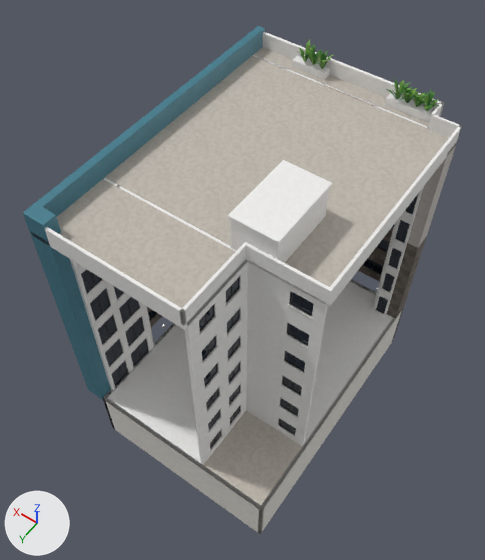
The glTF model 3d-models/imara-teal-r6/Imara_Teal_R6.glb: old version first, new version second.
Camera for both pictures: a 50 mm camera at (-8.8, 37.2, 54.6) aimed at (9.9, 11.1, 13.6). Every picture has the same lights, and +X, +Y and +Z are marked at lower left. The older version comes first. Where no turn or scale is listed for an object, it has been applied to the vertices. Vertices at exactly the same position are counted once.

Objects in the first picture: 'Imara_Facade_Panels_Beige', 'Imara_Party_Walls', 'Imara_Plants_Green', 'Imara_Render_White', 'Imara_Roof_Concrete', 'Imara_Stone_Cladding_Brown', 'Imara_Teal_Frames', 'Imara_Window_Frames_Black', 'Imara_Window_Glass' and 2 more.
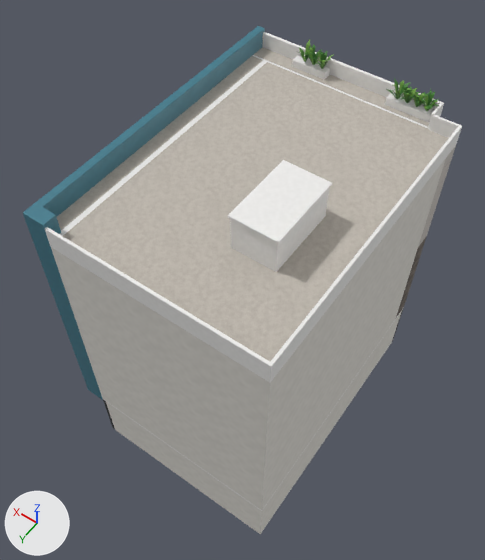
Changed parts and their boxes (x1, y1, x2, y2) in the pictures (485 x 560 px; the box of a moved part takes in the faces that stretch with it):
'Imara_Render_White', reshaped (mostly hidden afterwards)
    before: (32, 32, 462, 511)
    after: (45, 32, 462, 511)
'Imara_Party_Walls', reshaped (32% wider, 65% taller)
    before: (104, 307, 404, 534)
    after: (51, 159, 446, 534)
part 2 of me_imara_render_white, deleted
    before: (200, 288, 312, 452)
part 3 of me_imara_render_white, built on (mostly hidden afterwards)
    before: (32, 56, 461, 465)
    after: (45, 56, 461, 382)
part 4 of me_imara_roof_concrete, deleted
    before: (204, 411, 302, 505)
part 5 of me_imara_roof_concrete, moved or reshaped
    before: (59, 58, 432, 308)
    after: (60, 58, 432, 361)
part 6 of me_imara_window_glass, deleted
    before: (199, 277, 313, 448)
'Imara_Stone_Cladding_Brown', unchanged, covered by the edit
    before: (147, 227, 427, 342)
    after: (396, 236, 427, 317)
'Imara_Facade_Panels_Beige', unchanged, covered by the edit
    before: (375, 105, 458, 248)
    after: (418, 146, 456, 247)
'Imara_Window_Frames_Black', unchanged, covered by the edit
    before: (83, 196, 418, 449)

Diff of the bpy script that builds the scene:
```diff
--- a/3d-models/imara-teal-r6/Imara_Teal_R6.glb.py
+++ b/3d-models/imara-teal-r6/Imara_Teal_R6.glb.py
@@ me_imara_party_walls @@
 # used by ob_imara_party_walls; location = (0.0, 0.0, 0.0)
-me_imara_party_walls.from_pydata(...)  # 14 vertices, 24 faces; spans x 0.0..15.8, y 0.0..22.5, z 0.0..5.5
+me_imara_party_walls.from_pydata(...)  # 63 vertices, 168 faces; spans x 0.0..15.8, y 0.3..22.5, z 0.0..24.3
+# me_imara_party_walls part 1: 8 vertices removed from x 0.0..15.8, y 0.0..22.5, z 0.0..5.5; 57 vertices added at x 0.0..15.8, y 0.3..22.5, z 0.0..24.3
 me_imara_party_walls.materials.append(mat_party_walls)
@@ me_imara_render_white @@
 # used by ob_imara_render_white; location = (0.0, 0.0, 0.0)
-me_imara_render_white.from_pydata(...)  # 1366 vertices, 2880 faces; spans x 0.0..17.3, y -1.5..22.5, z 5.1..27.5
+me_imara_render_white.from_pydata(...)  # 933 vertices, 1848 faces; spans x 0.0..17.3, y -1.6..22.5, z 5.1..27.5
+# me_imara_render_white part 2: 18 loose pieces with 144 vertices, spanning x 0.9..5.7, y 16.5..21.4, z 6.3..22.4, are deleted
+# me_imara_render_white part 3: 50 vertices moved from x 0.9..17.2, y -1.5..22.3, z 24.7..25.9 to x 0.2..17.2, y -1.5..22.3, z 24.3..25.9; 331 vertices removed from x 0.0..17.3, y -1.5..22.5, z 5.5..25.9; 42 vertices added at x 0.0..17.3, y -1.6..22.5, z 5.5..25.9
 me_imara_render_white.materials.append(mat_render_white)
@@ me_imara_roof_concrete @@
 # used by ob_imara_roof_concrete; location = (0.0, 0.0, 0.0)
-me_imara_roof_concrete.from_pydata(...)  # 32 vertices, 48 faces; spans x 0.1..17.0, y -1.5..22.4, z 5.5..24.7
+me_imara_roof_concrete.from_pydata(...)  # 24 vertices, 36 faces; spans x 0.1..17.0, y -1.5..22.4, z 24.7
+# me_imara_roof_concrete part 4: the loose piece of 8 vertices spanning x 0.2..5.6, y 16.6..22.2, z 5.5 is deleted
+# me_imara_roof_concrete part 5: 2 vertices moved from x 0.1..17.0, y 16.5, z 24.7 to x 0.1..17.0, y 21.4..22.4, z 24.7; 10 vertices removed from x 0.1..17.0, y 16.5..22.4, z 24.7; 10 vertices added at x 0.1..17.0, y 0.1..22.4, z 24.7
 me_imara_roof_concrete.materials.append(mat_roof_concrete)
@@ me_imara_window_glass @@
 # used by ob_imara_window_glass; location = (0.0, 0.0, 0.0)
-me_imara_window_glass.from_pydata(...)  # 872 vertices, 1308 faces; spans x 1.0..17.1, y -1.4..21.7, z 0.0..23.7
+me_imara_window_glass.from_pydata(...)  # 728 vertices, 1092 faces; spans x 1.1..17.1, y -1.4..21.7, z 0.0..23.7
+# me_imara_window_glass part 6: 18 loose pieces with 144 vertices, spanning x 1.0..5.7, y 16.5..21.3, z 6.4..23.7, are deleted
 me_imara_window_glass.materials.append(mat_window_glass)
```
